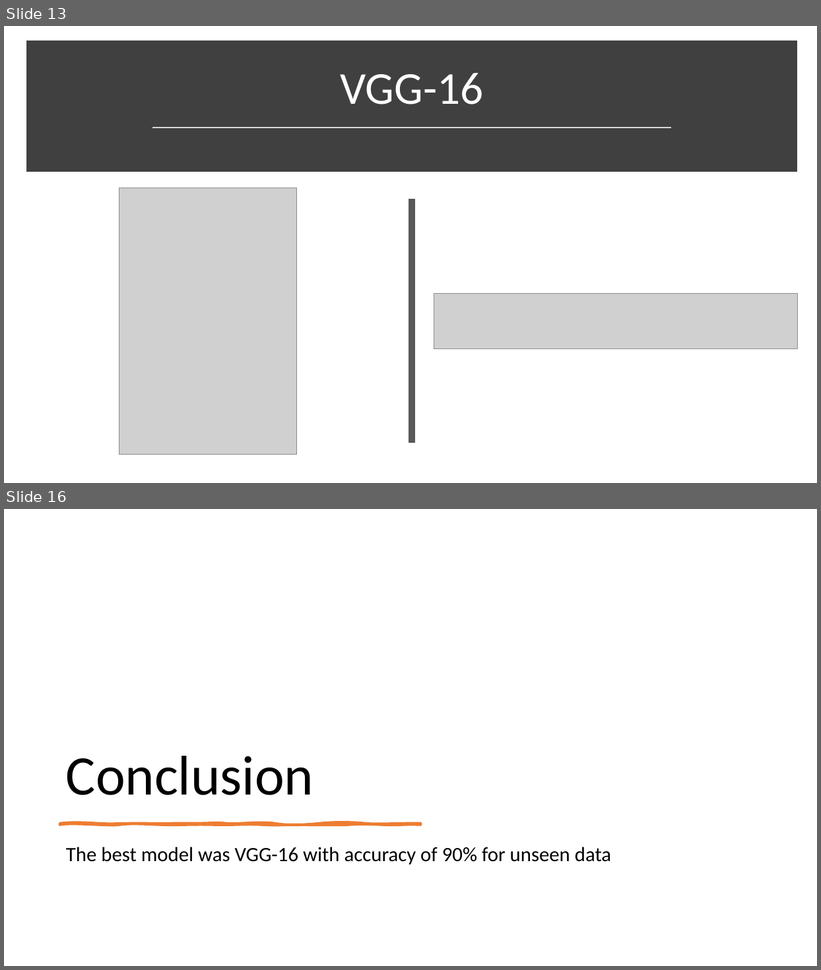
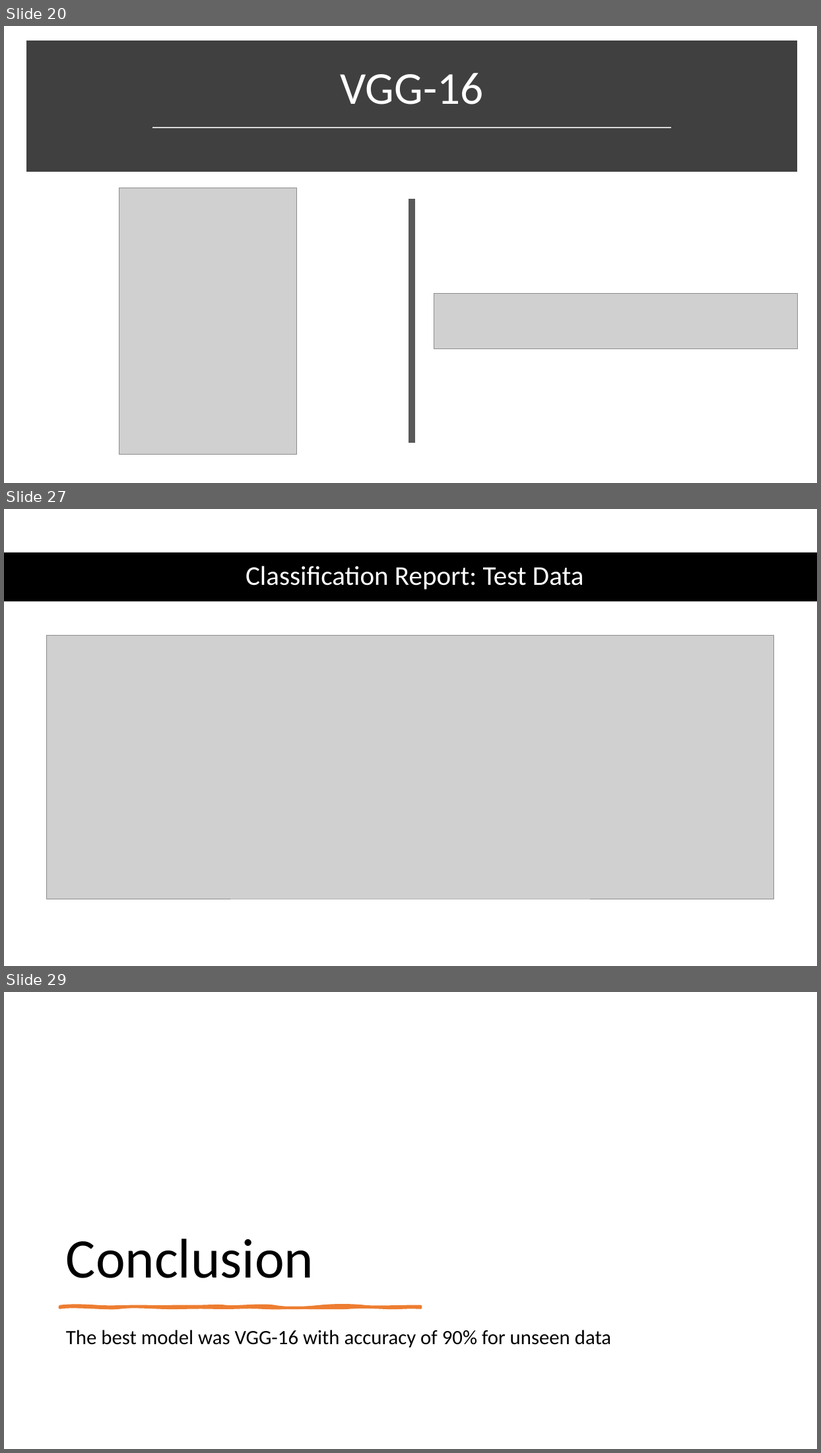
Before and after one commit to Sebercheres/Deep_Learning_Final_Project, a slide deck: Brain MRI Images for Brain Tumor Detection.pptx. Shown one above the other, each under a label of ours: slides 13 and 16 before the commit, slides 20, 27 and 29 after it; the slides between them are not shown. The pictures are 821x970 and 821x1453 pixels, drawn with LibreOffice and Linux fonts; fonts in the diff are those of the drawing; grey boxes stand for pictures. Boxes give left, top, right and bottom in pixels: in the first picture for what was removed or moved away, otherwise in the second. Text is boxed around its words. In the diff, an @@ line names an element or a change of style, - is before the commit and + after.

```diff
--- a/Brain MRI Images for Brain Tumor Detection.pptx
+++ b/Brain MRI Images for Brain Tumor Detection.pptx
@@ slide 27 added at <box>4,509,817,966</box>, background #FFFFFF @@
@@ rectangle added at <box>4,553,817,601</box>, fill #000000 @@
@@ title added at <box>246,566,583,590</box>, 32 pt, text #FFFFFF @@
+Classification Report: Test Data
@@ picture added at <box>47,635,774,899</box> @@
@@ what was slide 13 is now slide 20 @@
@@ what was slide 16 is now slide 29 @@
```
Also in this commit, not shown: 3 slides changed, 12 other slides added, 1 other file.
